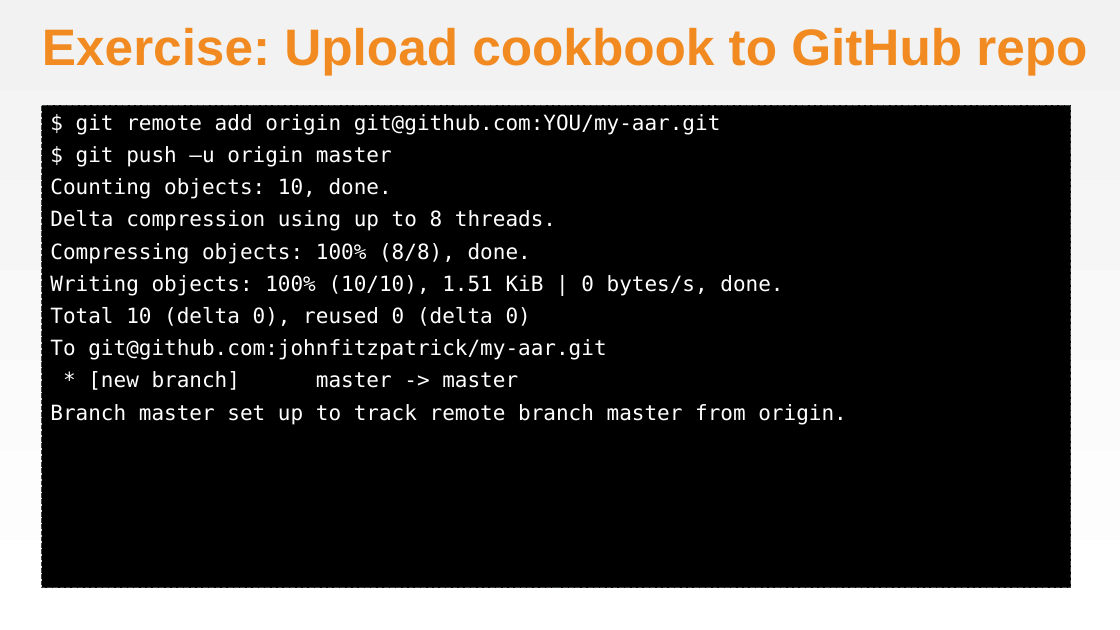
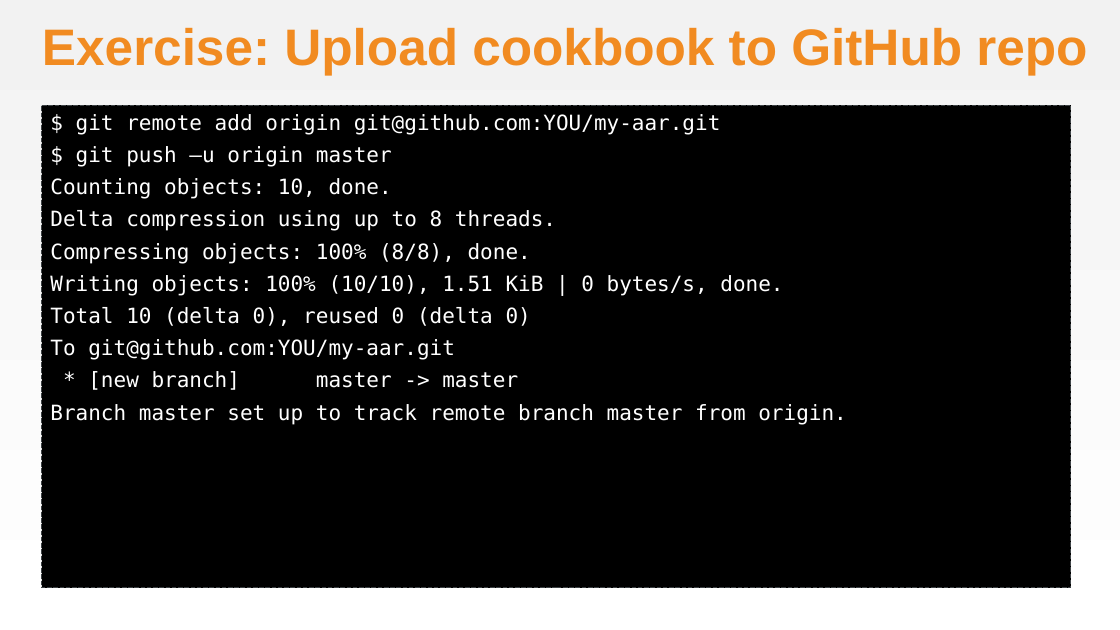
Before and after one commit to chef-training/workshops, a slide deck: slide 21 of Awesome_Appliance_Repair/AwesomeApplicanceRepair.pptx (slide 24 before the commit). Drawn at 1120x630 pixels with LibreOffice and Linux fonts; fonts in the diff are those of the drawing; background and template pictures are left out. Boxes give left, top, right and bottom in pixels: in the first picture for what was removed or moved away, otherwise in the second. Text is boxed around its words. In the diff, an @@ line names an element or a change of style, - is before the commit and + after.

```diff
--- a/Awesome_Appliance_Repair/AwesomeApplicanceRepair.pptx
+++ b/Awesome_Appliance_Repair/AwesomeApplicanceRepair.pptx
@@ text at box(50, 339, 455, 360): text changed @@
-To git@github.com:johnfitzpatrick/my-aar.git
+To git@github.com:YOU/my-aar.git
```
Also in this commit, not shown: 2 other slides changed, 3 slides removed, 1 other file.
